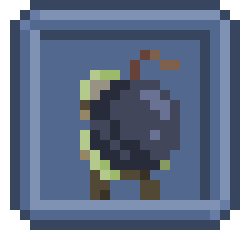
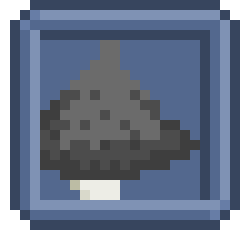
Two versions of the same layered image (w=240, h=240). Layer-by-layer changes:
added layer "Pasted Layer #50" above "Pasted Layer #49" over [40, 40, 200, 200]
added layer "Pasted Layer #49" above "Pasted Layer #48" over [40, 40, 200, 200]
hid "Pasted Layer #48" over [80, 50, 180, 200]
